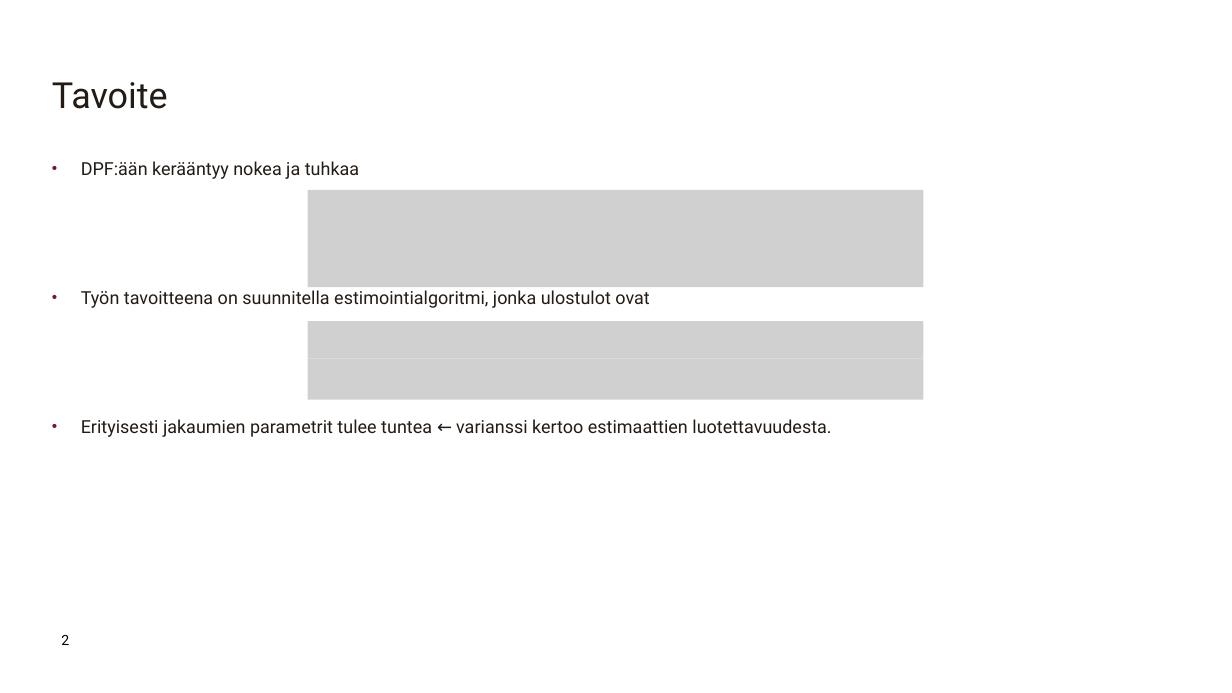
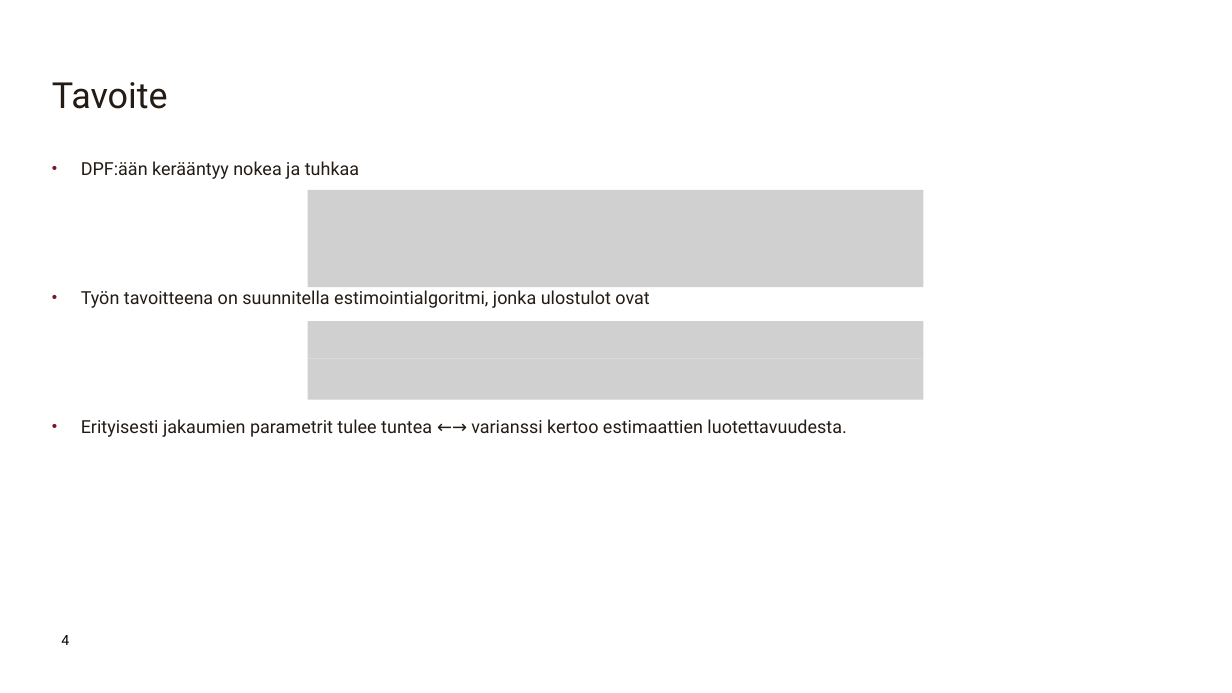
Before and after one commit to sheriffraato/diplomityo, a slide deck: slide 4 of Tutkimuskysymysesittely.pptx (slide 2 before the commit). Drawn at 1232x693 pixels with LibreOffice and Linux fonts; fonts in the diff are those of the drawing; grey boxes stand for pictures; background and template pictures are left out. Boxes give left, top, right and bottom in pixels: in the first picture for what was removed or moved away, otherwise in the second. Text is boxed around its words. In the diff, an @@ line names an element or a change of style, - is before the commit and + after.

```diff
--- a/Tutkimuskysymysesittely.pptx
+++ b/Tutkimuskysymysesittely.pptx
@@ text at [81, 419, 846, 437]: text changed @@
-• Erityisesti jakaumien parametrit tulee tuntea ← varianssi kertoo estimaattien luotettavuudesta.
+• Erityisesti jakaumien parametrit tulee tuntea ←→ varianssi kertoo estimaattien luotettavuudesta.
@@ page number at [61, 635, 69, 645]: text changed @@
-2
+4
```
Also in this commit, not shown: 2 other slides changed, 1 slide added, 2 other files.
